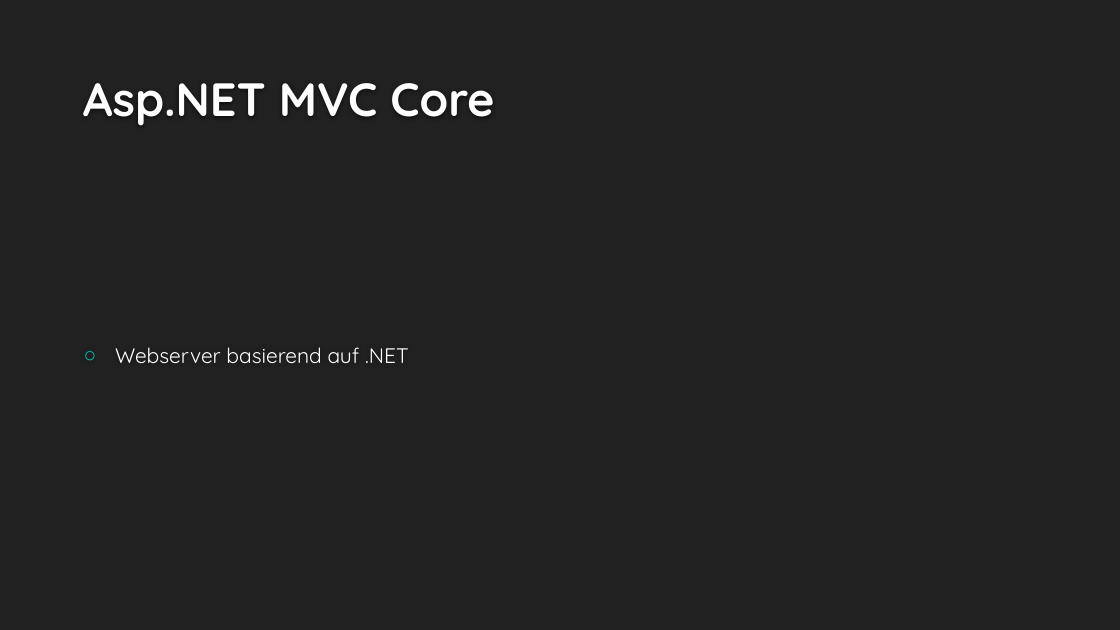
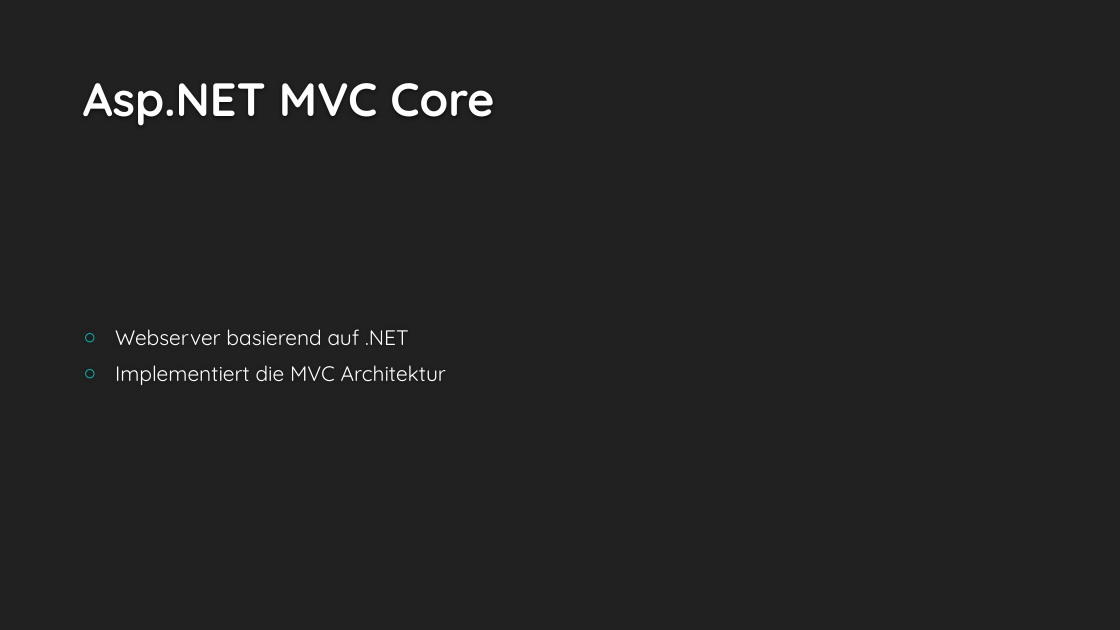
Before and after one commit to MarioCake/AS_Abgaben, a slide deck: slide 4 of Projekt/Präsentation/Cookie Clicker.pptx. Drawn at 1120x630 pixels with LibreOffice and Linux fonts; fonts in the diff are those of the drawing; background and template pictures are left out. Boxes give left, top, right and bottom in pixels: in the first picture for what was removed or moved away, otherwise in the second. Text is boxed around its words. In the diff, an @@ line names an element or a change of style, - is before the commit and + after.

```diff
--- a/Projekt/Präsentation/Cookie Clicker.pptx
+++ b/Projekt/Präsentation/Cookie Clicker.pptx
@@ text at <box>115,365,446,385</box>: paragraph added @@
+○ Implementiert die MVC Architektur
```
Also in this commit, not shown: 4 other slides changed, 12 slides added.
